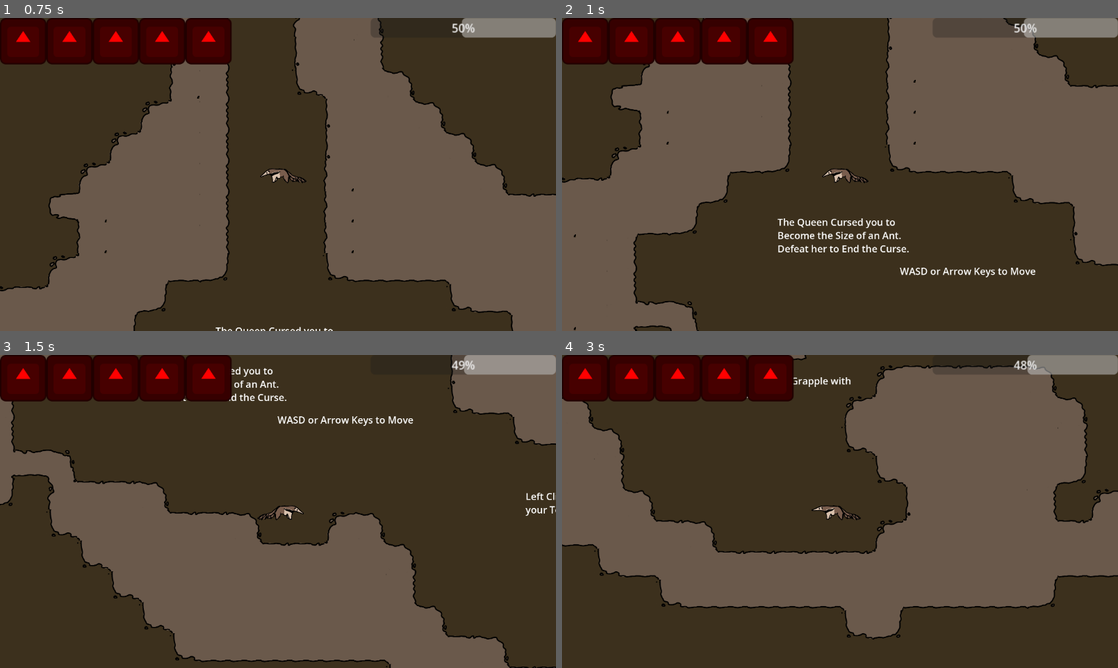
Above: before the commit, frames 1-4 (two rows, left to right).
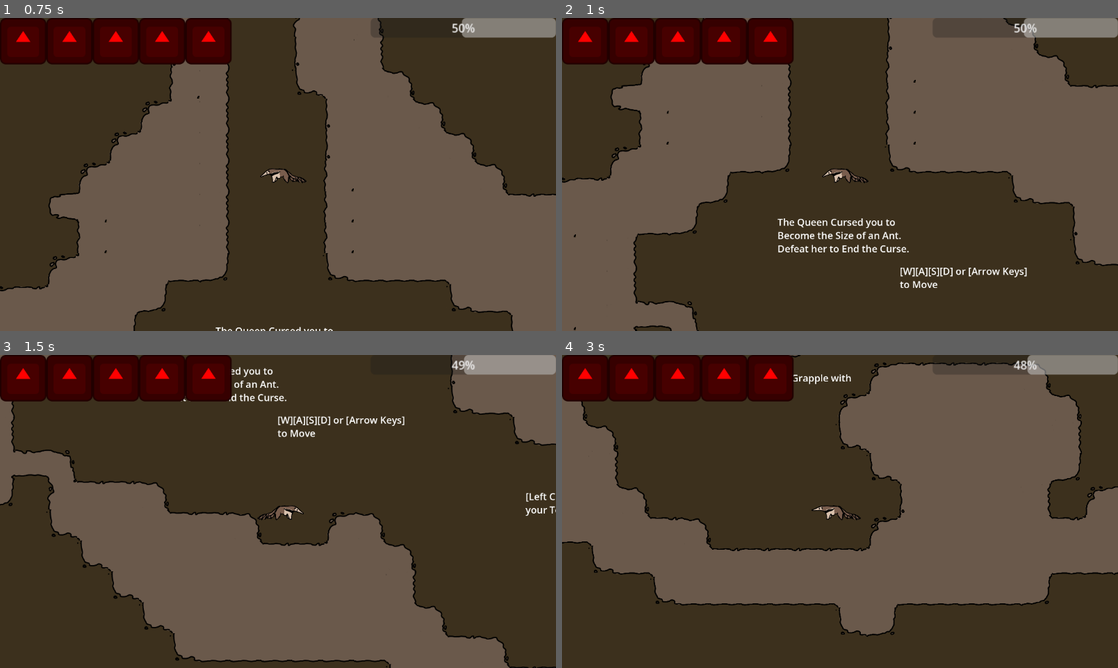
Above: after the commit, the same moments.

Repository: IncrediblyCreativeUsername/Team-Indecisive-Cutthroat-2026
Game: Godot game, scene res://UI/MainMenu.tscn
Same seed, same stepped clock (60 frames per second), same inputs: the game is played once before the commit and once after it. The engine's default icon, where the game draws it, is replaced by a stand-in: a white triangle on a blue panel in a dark square.
Inputs (mouse positions are in pixels of both pictures, inside the frame that each line leads up to):
- Up to frame 1 (0.75 s): click "Play" at 0.5 s
- Up to frame 2 (1 s): no input
- Up to frame 3 (1.5 s): tap Enter at 1.25 s; move the mouse to (400, 495) at 1.27 s; hold D (MOVE_RIGHT) from 1.28 s (still down); tap Q (DROP) at 1.35 s
- Up to frame 4 (3 s): tap W (JUMP) at 1.52, 2.27 s; tap Enter at 2, 2.75 s; move the mouse to (728, 527) at 2.02 s; tap E (EAT) at 2.1 s; move the mouse to (895, 442) at 2.77 s; release D (MOVE_RIGHT) at 2.78 s; hold A (MOVE_LEFT) from 2.78 s (still down); click (895, 442) at 2.85 s

Frame 1 is identical in both runs. In frame 2, 0.5% of the frame differs, in the area x 60-86%, y 79-87%; in frame 3, 0.7%; in frame 4, 5.3%, in the area x 0-100%, y 0-91%.

Commit message:
More tongue changes
Added export var for the grapple momentum multiplier, added control prompts for dropping/eating ants, can't move when tongue is extending, sped up grapple

Diff:
--- a/Game/Game.tscn
+++ b/Game/Game.tscn
@@ -37,7 +37,7 @@
 offset_top = -1423.0
 offset_right = -4739.0
 offset_bottom = -1292.0
-text = "WASD or Arrow Keys to Move"
+text = "[W][A][S][D] or [Arrow Keys] to Move"
 
 [node name="RichTextLabel2" type="RichTextLabel" parent="Tutorial Text" unique_id=525670209]
 layout_mode = 0
@@ -45,7 +45,7 @@
 offset_top = -1106.0
 offset_right = -3711.0
 offset_bottom = -975.0
-text = "Left Click to Grapple with your Tongue"
+text = "[Left Click] to Grapple with your Tongue"
 
 [node name="RichTextLabel3" type="RichTextLabel" parent="Tutorial Text" unique_id=1409358590]
 layout_mode = 0
@@ -53,8 +53,8 @@
 offset_top = -1291.0
 offset_right = -1858.0
 offset_bottom = -1043.0
-text = "E to Pick Up Dead Ants
-	Q to Drop Them"
+text = "[E] to Pick Up Dead Ants
+	[Q] to Drop Them"
 
 [node name="RichTextLabel4" type="RichTextLabel" parent="Tutorial Text" unique_id=1890589680]
 layout_mode = 0
@@ -63,7 +63,7 @@
 offset_right = -170.0
 offset_bottom = -1111.0
 text = "Your Nephew, Philip, Is Starving, Bring Him Ants -->
-Or Eat Them Yourself (E) To Heal."
+Or Eat Them Yourself [E] To Heal."
 
 [node name="RichTextLabel7" type="RichTextLabel" parent="Tutorial Text" unique_id=390889380]
 layout_mode = 0
--- a/Player/Player.tscn
+++ b/Player/Player.tscn
@@ -6,7 +6,7 @@
 [ext_resource type="Texture2D" uid="uid://ole04ijv4b8a" path="res://Art/antgame_chars.png" id="4_ddoul"]
 
 [sub_resource type="RectangleShape2D" id="RectangleShape2D_ddoul"]
-size = Vector2(131.46915, 72.623184)
+size = Vector2(58.392044, 178.0951)
 
 [sub_resource type="AtlasTexture" id="AtlasTexture_8g4oa"]
 atlas = ExtResource("4_ddoul")
@@ -210,6 +210,7 @@
 floor_max_angle = 3.1415927
 script = ExtResource("1_3qydi")
 friction = 800
+grappleMomentum = 1.5
 
 [node name="PlayerSprite" type="AnimatedSprite2D" parent="." unique_id=1795922126]
 position = Vector2(397, 29)
@@ -221,7 +222,8 @@
 flip_h = true
 
 [node name="CollisionShape2D" type="CollisionShape2D" parent="." unique_id=2001729725]
-position = Vector2(0.52362597, 12.499992)
+position = Vector2(-3.2986377e-06, 8.92857)
+rotation = 1.5707964
 scale = Vector2(1.773725, 1.3836911)
 shape = SubResource("RectangleShape2D_ddoul")
 
@@ -263,7 +265,7 @@
 
 [node name="TongueAnim" type="AnimationPlayer" parent="Tongue" unique_id=1214662753]
 libraries/ = SubResource("AnimationLibrary_tok1r")
-speed_scale = 4.0
+speed_scale = 5.0
 
 [node name="RayCast2D" type="RayCast2D" parent="Tongue" unique_id=325188501]
 target_position = Vector2(1028, 0)
--- a/Player/player.gd
+++ b/Player/player.gd
@@ -5,6 +5,7 @@
 @export var gravity : int = 100
 @export var coyoteTime : int = 15
 @export var friction : int = 500
+@export var grappleMomentum : float = 1.0
 
 var coyoteTimer = 0
 var grapplePoint = Vector2.ZERO
@@ -83,7 +84,7 @@
 				velocity.x = min((velocity.x+friction)*60*delta, 0)
 
 			#X movement
-			if Input.is_action_pressed("MOVE_RIGHT") && velocity.x < speed:
+			if Input.is_action_pressed("MOVE_RIGHT") && velocity.x < speed && !tongueExtending:
 				velocity.x += speed*60*delta
 
 				animSprite.flip_h =false
@@ -91,7 +92,7 @@
 				if self.is_on_floor():
 					animSprite.play("walk")
 					Hats.updateAnim("walk")
-			if Input.is_action_pressed("MOVE_LEFT") && velocity.x > -speed:
+			if Input.is_action_pressed("MOVE_LEFT") && velocity.x > -speed && !tongueExtending:
 				velocity.x -= speed*60*delta
 
 				animSprite.flip_h = true
@@ -165,7 +166,7 @@
 		tongueAnimator.play("Retract")
 	elif anim_name == "Retract":
 		if isGrappling:
-			velocity *= 2.0
+			velocity *= grappleMomentum
 			isGrappling = false
 
 #tongue hit something
--- a/UI/HUD.tscn
+++ b/UI/HUD.tscn
@@ -38,3 +38,12 @@
 offset_bottom = 128.0
 grow_horizontal = 0
 texture = SubResource("AtlasTexture_uk570")
+
+[node name="Label" type="Label" parent="HeldAnt" unique_id=1689686417]
+layout_mode = 0
+offset_left = 23.0
+offset_top = 124.0
+offset_right = 95.0
+offset_bottom = 173.0
+text = "[E] Eat
+[Q] Drop"
